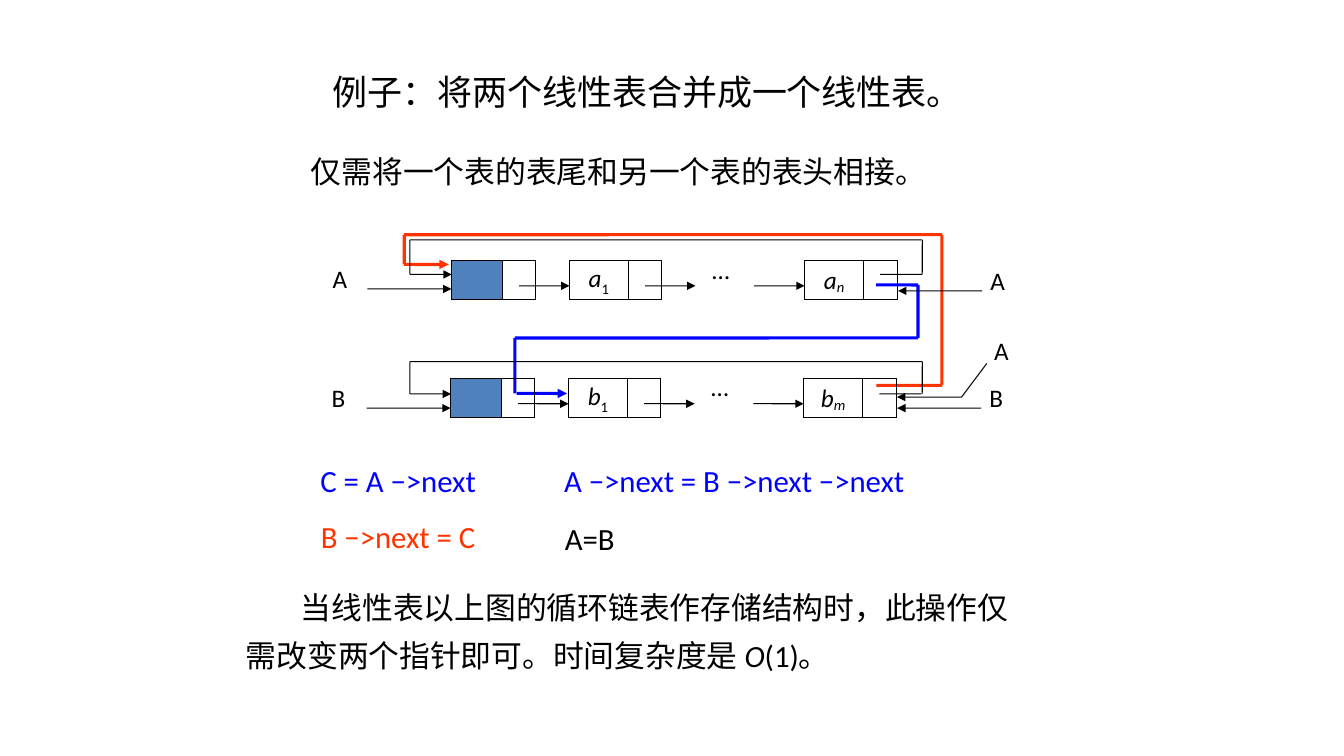
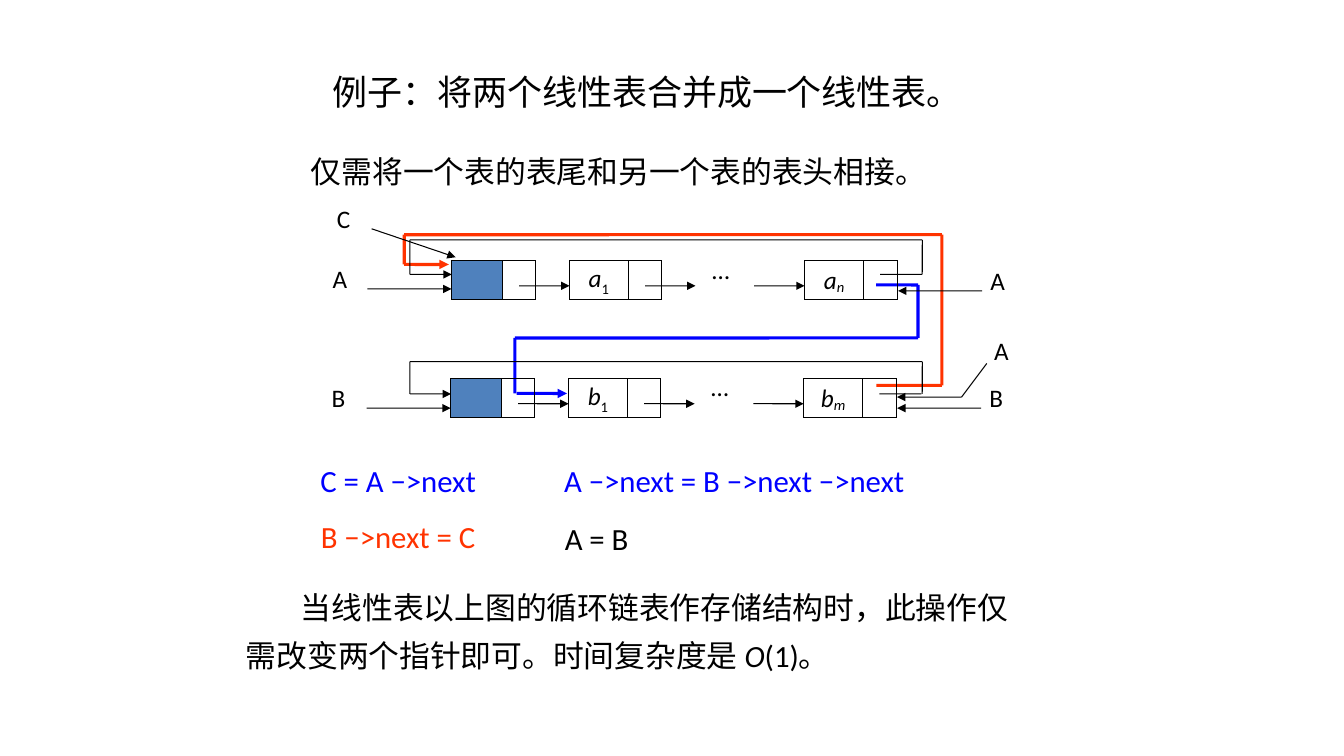
Before and after one commit to Gempittance/Data_Structur_Build, a slide deck: slide 57 of 数据结构PPT/ds2.pptx. Drawn at 1344x756 pixels with LibreOffice and Linux fonts; fonts in the diff are those of the drawing. Boxes give left, top, right and bottom in pixels: in the first picture for what was removed or moved away, otherwise in the second. Text is boxed around its words. In the diff, an @@ line names an element or a change of style, - is before the commit and + after.

```diff
--- a/数据结构PPT/ds2.pptx
+++ b/数据结构PPT/ds2.pptx
@@ text added at (337, 211, 350, 228), 18 pt, text #000000 @@
+C
@@ arrow added from (372, 229) to (456, 257), #000000 0.75 pt @@
@@ text at (565, 530, 629, 550): spaces changed @@
-A=B
+A = B
```
Also in this commit, not shown: 3 other slides changed.
